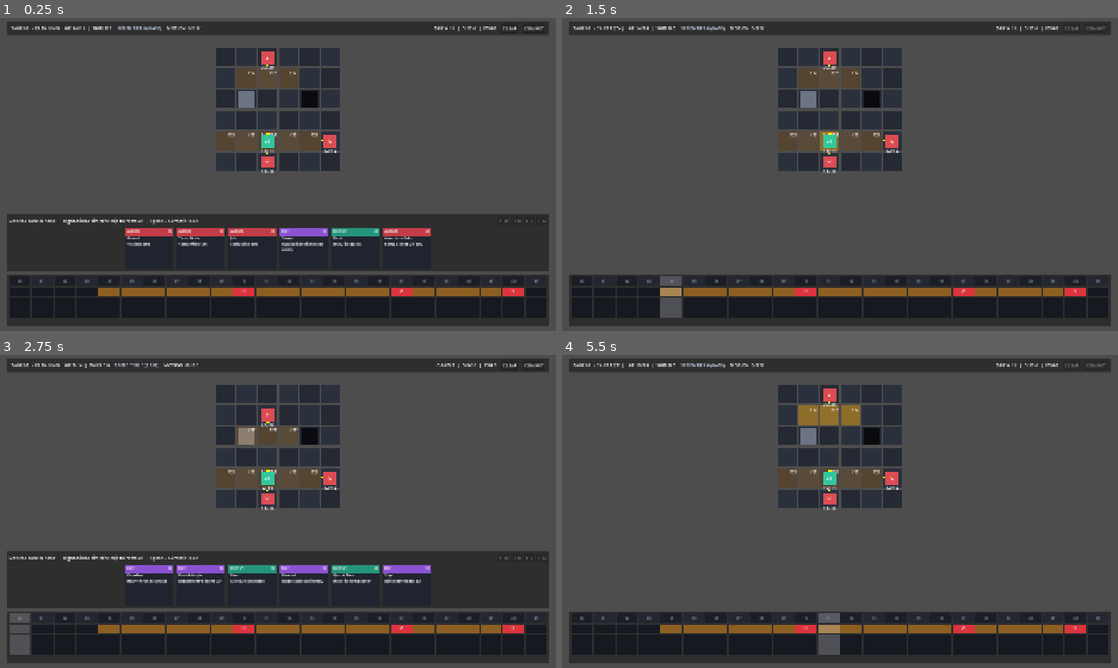
Above: before the commit, frames 1-4 (two rows, left to right).
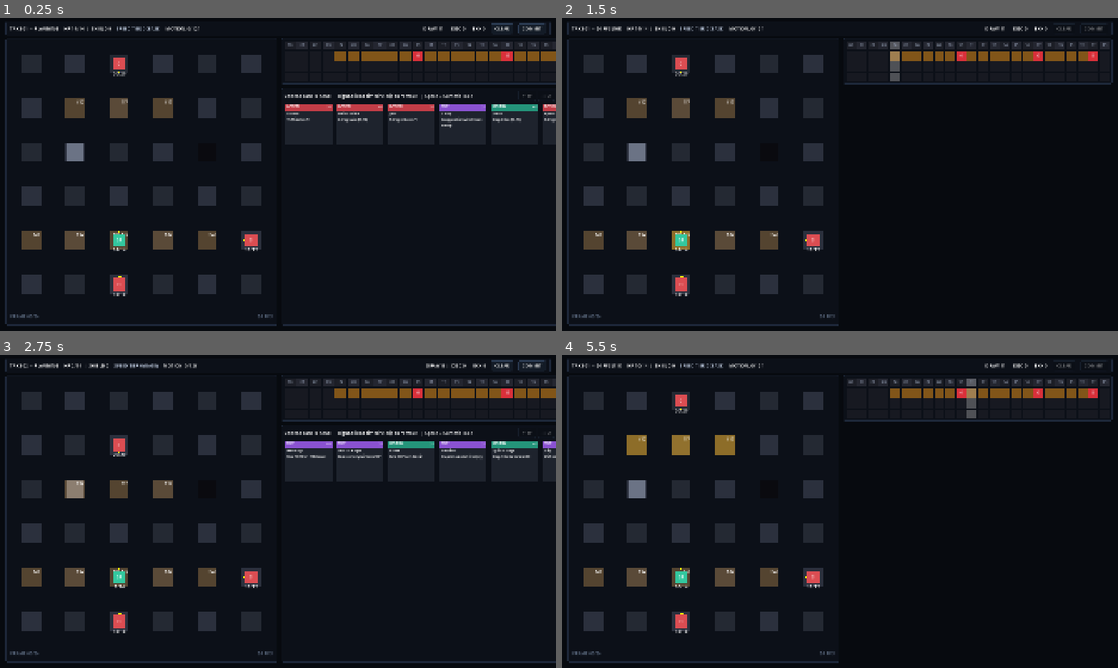
Above: after the commit, the same moments.

Repository: Spirit-Of-Delphi/XXIV
Game: Godot game, scene res://scenes/Main.tscn
The game is run twice, just before and just after one commit, with the same random seed, the same clock (stepped at 60 frames per second) and the same inputs.
Inputs (mouse positions are in pixels of both pictures, inside the frame that each line leads up to):
- Up to frame 1 (0.25 s): no input
- Up to frame 2 (1.5 s): click "CLEAR" at 0.5 s; click "COMMIT" at 1.25 s
- Up to frame 3 (2.75 s): tap Enter (ui_accept) at 2, 2.27 s; move the mouse to (22, 617) at 2.02 s; hold D from 2.03 s (still down); click (22, 617) at 2.17 s
- Up to frame 4 (5.5 s): tap Enter (ui_accept) at 2.75, 3.02, 5, 5.27 s; move the mouse to (606, 617) at 2.77 s; release D at 2.78 s; hold S 2.78-3.53 s; click (606, 617) at 2.92 s; move the mouse to (628, 617) at 3.52 s; hold D 3.53-4.25 s; click (628, 617) at 3.67 s; click "NEW TAKE" at 4.25 s; move the mouse to (650, 617) at 5.02 s; hold W from 5.03 s (still down); click (650, 617) at 5.17 s

The runs differ from the first frame. In frame 1, 84% of the frame differs, in the area x 0-100%, y 0-100%; in frame 2, 90%; in frame 3, 84%; in frame 4, 90%.

Commit message:
Some theme-ing

Diff:
--- /dev/null
+++ b/data/XXIVTheme.tres
@@ -0,0 +1,97 @@
+[gd_resource type="Theme" format=3 uid="uid://c5nxaurowv70w"]
+
+[sub_resource type="StyleBoxFlat" id="StyleBoxFlat_ijraa"]
+content_margin_left = 14.0
+content_margin_top = 6.0
+content_margin_right = 14.0
+content_margin_bottom = 6.0
+bg_color = Color(0.043137256, 0.05882353, 0.08627451, 1)
+border_width_left = 1
+border_width_top = 1
+border_width_right = 1
+border_width_bottom = 1
+border_color = Color(0.08627451, 0.11764706, 0.16862746, 1)
+corner_radius_top_left = 4
+corner_radius_top_right = 4
+corner_radius_bottom_right = 4
+corner_radius_bottom_left = 4
+
+[sub_resource type="StyleBoxFlat" id="StyleBoxFlat_xn76e"]
+content_margin_left = 14.0
+content_margin_top = 6.0
+content_margin_right = 14.0
+content_margin_bottom = 6.0
+bg_color = Color(0.101960786, 0.14901961, 0.21176471, 1)
+border_width_left = 1
+border_width_top = 1
+border_width_right = 1
+border_width_bottom = 1
+border_color = Color(0.21960784, 0.7411765, 0.972549, 1)
+corner_radius_top_left = 4
+corner_radius_top_right = 4
+corner_radius_bottom_right = 4
+corner_radius_bottom_left = 4
+
+[sub_resource type="StyleBoxFlat" id="StyleBoxFlat_nhs38"]
+content_margin_left = 14.0
+content_margin_top = 6.0
+content_margin_right = 14.0
+content_margin_bottom = 6.0
+bg_color = Color(0.07450981, 0.105882354, 0.14901961, 1)
+border_width_left = 1
+border_width_top = 1
+border_width_right = 1
+border_width_bottom = 1
+border_color = Color(0.16862746, 0.23137255, 0.32156864, 1)
+corner_radius_top_left = 4
+corner_radius_top_right = 4
+corner_radius_bottom_right = 4
+corner_radius_bottom_left = 4
+
+[sub_resource type="StyleBoxFlat" id="StyleBoxFlat_dj4c5"]
+content_margin_left = 14.0
+content_margin_top = 6.0
+content_margin_right = 14.0
+content_margin_bottom = 6.0
+bg_color = Color(0.05490196, 0.64705884, 0.9137255, 1)
+border_width_left = 1
+border_width_top = 1
+border_width_right = 1
+border_width_bottom = 1
+border_color = Color(0.16862746, 0.23137255, 0.32156864, 1)
+corner_radius_top_left = 4
+corner_radius_top_right = 4
+corner_radius_bottom_right = 4
+corner_radius_bottom_left = 4
+
+[sub_resource type="StyleBoxFlat" id="StyleBoxFlat_2bbrk"]
+bg_color = Color(0.047058824, 0.0627451, 0.09411765, 1)
+border_width_left = 1
+border_width_top = 1
+border_width_right = 1
+border_width_bottom = 1
+border_color = Color(0.11764706, 0.16078432, 0.23137255, 1)
+corner_radius_top_left = 4
+corner_radius_top_right = 4
+corner_radius_bottom_right = 4
+corner_radius_bottom_left = 4
+
+[sub_resource type="StyleBoxFlat" id="StyleBoxFlat_g531v"]
+bg_color = Color(0.047058824, 0.0627451, 0.09411765, 1)
+border_width_left = 1
+border_width_top = 1
+border_width_right = 1
+border_width_bottom = 1
+border_color = Color(0.11764706, 0.16078432, 0.23137255, 1)
+corner_radius_top_left = 4
+corner_radius_top_right = 4
+corner_radius_bottom_right = 4
+corner_radius_bottom_left = 4
+
+[resource]
+Button/styles/disabled = SubResource("StyleBoxFlat_ijraa")
+Button/styles/hover = SubResource("StyleBoxFlat_xn76e")
+Button/styles/normal = SubResource("StyleBoxFlat_nhs38")
+Button/styles/pressed = SubResource("StyleBoxFlat_dj4c5")
+Panel/styles/panel = SubResource("StyleBoxFlat_2bbrk")
+PanelContainer/styles/panel = SubResource("StyleBoxFlat_g531v")
--- a/project.godot
+++ b/project.godot
@@ -34,3 +34,4 @@
 [rendering]
 
 rendering_device/driver.windows="d3d12"
+environment/defaults/default_clear_color=Color(0.02745098, 0.039215688, 0.05882353, 1)
--- a/scenes/CombatScreen.tscn
+++ b/scenes/CombatScreen.tscn
@@ -1,6 +1,7 @@
 [gd_scene format=3 uid="uid://b3ensvdmfqyl1"]
 
 [ext_resource type="Script" uid="uid://cfj16a5cija1p" path="res://scripts/view/CombatScreen.gd" id="1_o7myu"]
+[ext_resource type="Theme" uid="uid://c5nxaurowv70w" path="res://data/XXIVTheme.tres" id="2_mwsax"]
 [ext_resource type="PackedScene" uid="uid://cxnda1vdadvii" path="res://scenes/arena/ArenaView.tscn" id="2_o7myu"]
 [ext_resource type="Script" uid="uid://bmmj7f2n1ewx4" path="res://scripts/view/PlaybackController.gd" id="3_aldo0"]
 [ext_resource type="PackedScene" uid="uid://mgu802yv605i" path="res://scenes/ui/TimelineEditorView.tscn" id="4_mwsax"]
@@ -11,12 +12,53 @@
 script = ExtResource("1_o7myu")
 arena_view = NodePath("ArenaView")
 playback_controller = NodePath("PlaybackController")
-hud_view = NodePath("UILayer/CombatHudView")
-hand_view = NodePath("UILayer/HandView")
-timeline_view = NodePath("UILayer/TimelineEditorView")
+hud_view = NodePath("UILayer/ScreenRoot/CombatHudView")
+hand_view = NodePath("UILayer/ScreenRoot/RightConsole/HandView")
+timeline_view = NodePath("UILayer/ScreenRoot/RightConsole/TimelineEditorView")
+
+[node name="BackdropLayer" type="CanvasLayer" parent="." unique_id=880929467]
+layer = -1
+
+[node name="BackdropRoot" type="Control" parent="BackdropLayer" unique_id=1607338122]
+layout_mode = 3
+anchors_preset = 15
+anchor_right = 1.0
+anchor_bottom = 1.0
+grow_horizontal = 2
+grow_vertical = 2
+mouse_filter = 2
+theme = ExtResource("2_mwsax")
+
+[node name="ArenaFramePanel" type="Panel" parent="BackdropLayer/BackdropRoot" unique_id=61827935]
+layout_mode = 1
+offset_left = 20.0
+offset_top = 70.0
+offset_right = 956.0
+offset_bottom = 1060.0
+mouse_filter = 2
+
+[node name="FrameGateLabel" type="Label" parent="BackdropLayer/BackdropRoot/ArenaFramePanel" unique_id=314202571]
+modulate = Color(0.39215687, 0.45490196, 0.54509807, 1)
+layout_mode = 0
+offset_left = 16.0
+offset_top = 948.0
+offset_right = 256.0
+offset_bottom = 976.0
+text = "FRAME 00/24"
+
+[node name="FPSGateLabel" type="Label" parent="BackdropLayer/BackdropRoot/ArenaFramePanel" unique_id=2001689742]
+modulate = Color(0.39215687, 0.45490196, 0.54509807, 1)
+layout_mode = 0
+offset_left = 760.0
+offset_top = 948.0
+offset_right = 920.0
+offset_bottom = 976.0
+text = "24 FPS"
+horizontal_alignment = 2
 
 [node name="ArenaView" parent="." unique_id=1505204468 instance=ExtResource("2_o7myu")]
-position = Vector2(744, 100)
+position = Vector2(32, 82)
+tile_pitch = 152.0
 
 [node name="PlaybackController" type="Node" parent="." unique_id=394222774 node_paths=PackedStringArray("shake_target")]
 script = ExtResource("3_aldo0")
@@ -24,22 +66,30 @@
 
 [node name="UILayer" type="CanvasLayer" parent="." unique_id=1021807713]
 
-[node name="TimelineEditorView" parent="UILayer" unique_id=1588211798 instance=ExtResource("4_mwsax")]
-anchors_preset = -1
-anchor_top = 1.0
-offset_left = 24.0
-offset_top = -195.0
-offset_right = -24.0
-offset_bottom = -16.0
-grow_vertical = 0
+[node name="ScreenRoot" type="Control" parent="UILayer" unique_id=801971929]
+layout_mode = 3
+anchors_preset = 15
+anchor_right = 1.0
+anchor_bottom = 1.0
+grow_horizontal = 2
+grow_vertical = 2
+mouse_filter = 2
+theme = ExtResource("2_mwsax")
 
-[node name="HandView" parent="UILayer" unique_id=1825059995 instance=ExtResource("5_aldo0")]
-anchors_preset = -1
-anchor_top = 1.0
-offset_left = 24.0
-offset_top = -395.0
-offset_right = -24.0
-offset_bottom = -205.0
-grow_vertical = 0
+[node name="RightConsole" type="VBoxContainer" parent="UILayer/ScreenRoot" unique_id=167740959]
+layout_mode = 1
+offset_left = 972.0
+offset_top = 70.0
+offset_right = 1900.0
+offset_bottom = 1060.0
+theme_override_constants/separation = 14
 
-[node name="CombatHudView" parent="UILayer" unique_id=976056322 instance=ExtResource("6_h1vwu")]
+[node name="TimelineEditorView" parent="UILayer/ScreenRoot/RightConsole" unique_id=1588211798 instance=ExtResource("4_mwsax")]
+layout_mode = 2
+
+[node name="HandView" parent="UILayer/ScreenRoot/RightConsole" unique_id=1825059995 instance=ExtResource("5_aldo0")]
+layout_mode = 2
+size_flags_vertical = 3
+
+[node name="CombatHudView" parent="UILayer/ScreenRoot" unique_id=976056322 instance=ExtResource("6_h1vwu")]
+layout_mode = 1
--- a/scenes/ui/CombatHudView.tscn
+++ b/scenes/ui/CombatHudView.tscn
@@ -27,10 +27,10 @@
 layout_mode = 1
 anchors_preset = -1
 anchor_right = 1.0
-offset_left = 24.0
-offset_top = 12.0
-offset_right = -24.0
-offset_bottom = 60.0
+offset_left = 20.0
+offset_top = 10.0
+offset_right = -20.0
+offset_bottom = 58.0
 grow_horizontal = 2
 
 [node name="MarginContainer" type="MarginContainer" parent="TopBarPanel" unique_id=1937967930]
